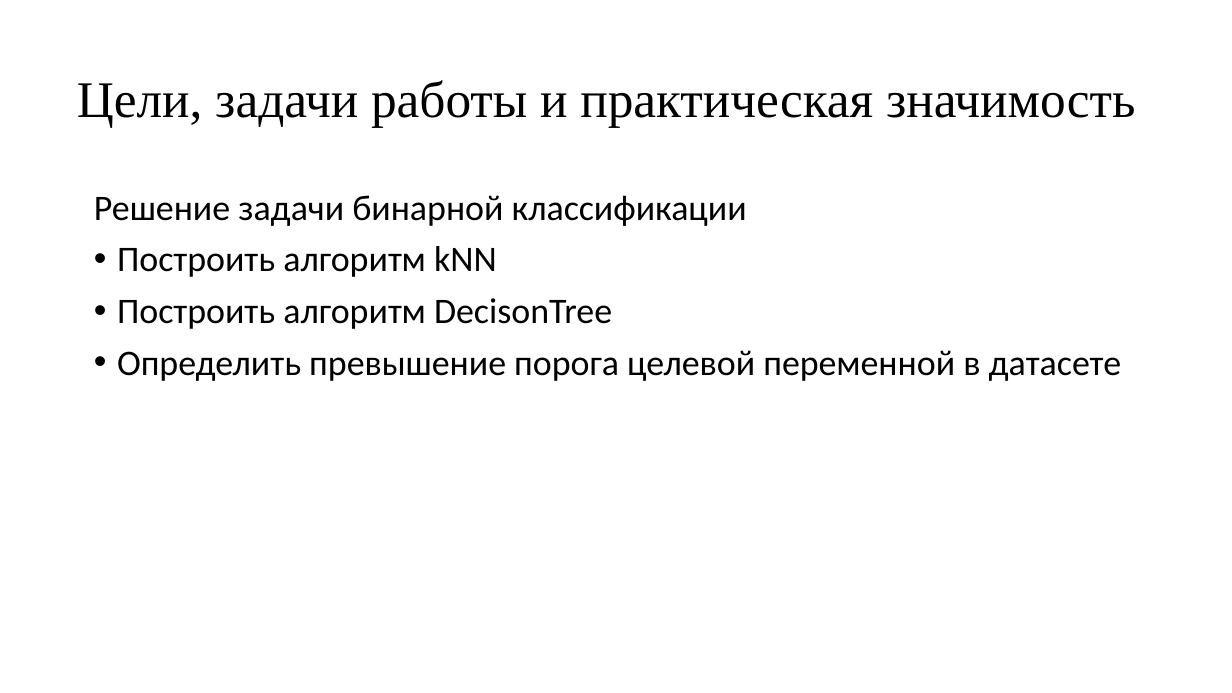
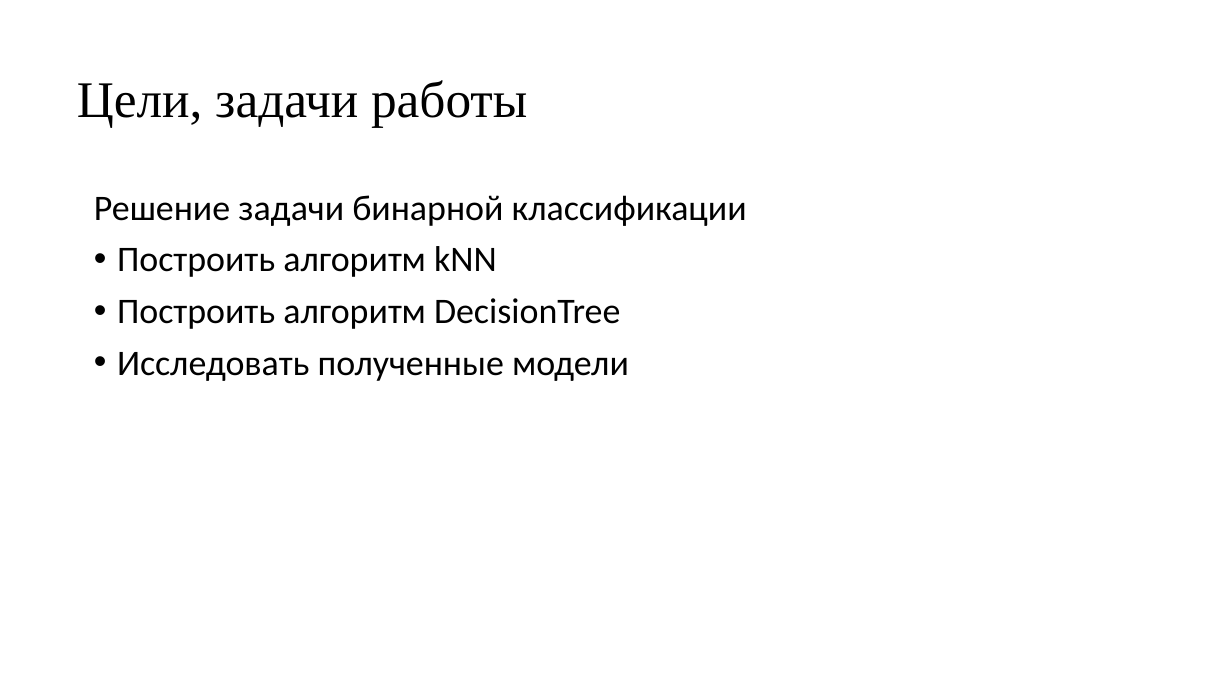
Before and after one commit to serikov1/PythonCode, a slide deck: slide 3 of ML/Complex task/Комплексная задача.pptx. Drawn at 1232x693 pixels with LibreOffice and Linux fonts; fonts in the diff are those of the drawing. Boxes give left, top, right and bottom in pixels: in the first picture for what was removed or moved away, otherwise in the second. Text is boxed around its words. In the diff, an @@ line names an element or a change of style, - is before the commit and + after.

```diff
--- a/ML/Complex task/Комплексная задача.pptx
+++ b/ML/Complex task/Комплексная задача.pptx
@@ title at (77, 80, 527, 128): text changed @@
-Цели, задачи работы и практическая значимость
+Цели, задачи работы
@@ text at (117, 298, 629, 381): text changed @@
-• Построить алгоритм DecisonTree
-• Определить превышение порога целевой переменной в датасете
+• Построить алгоритм DecisionTree
+• Исследовать полученные модели
```
Also in this commit, not shown: 6 other slides changed, 3 slides added, 22 other files.
